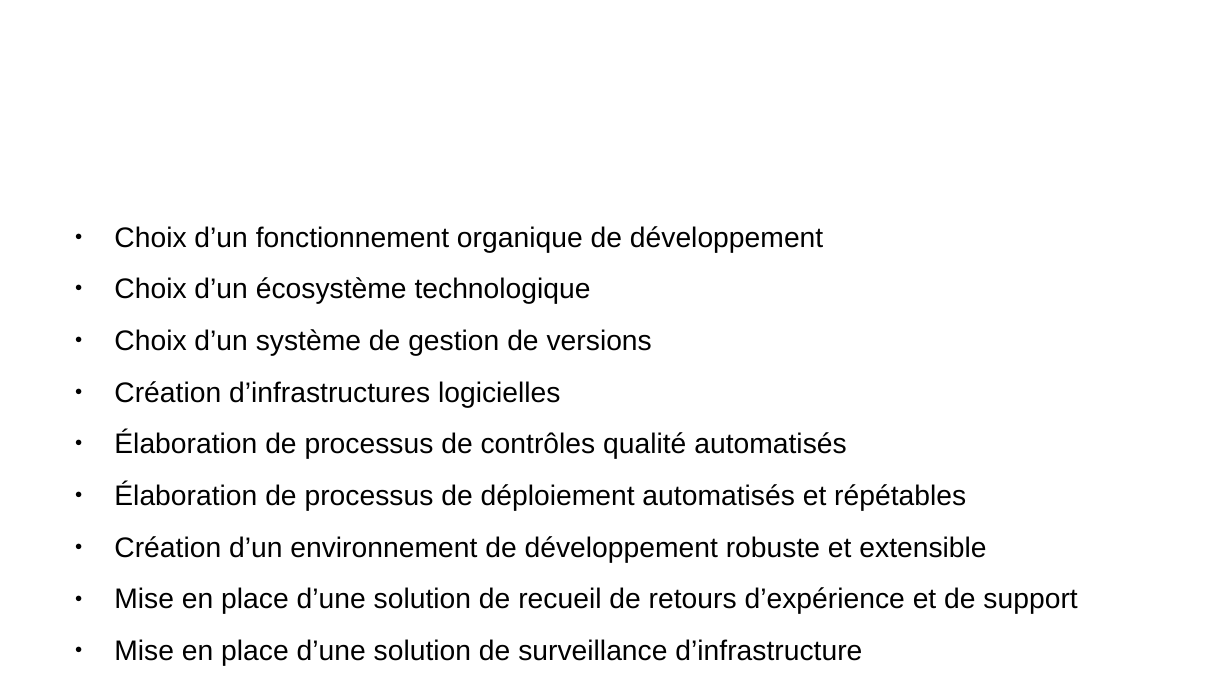
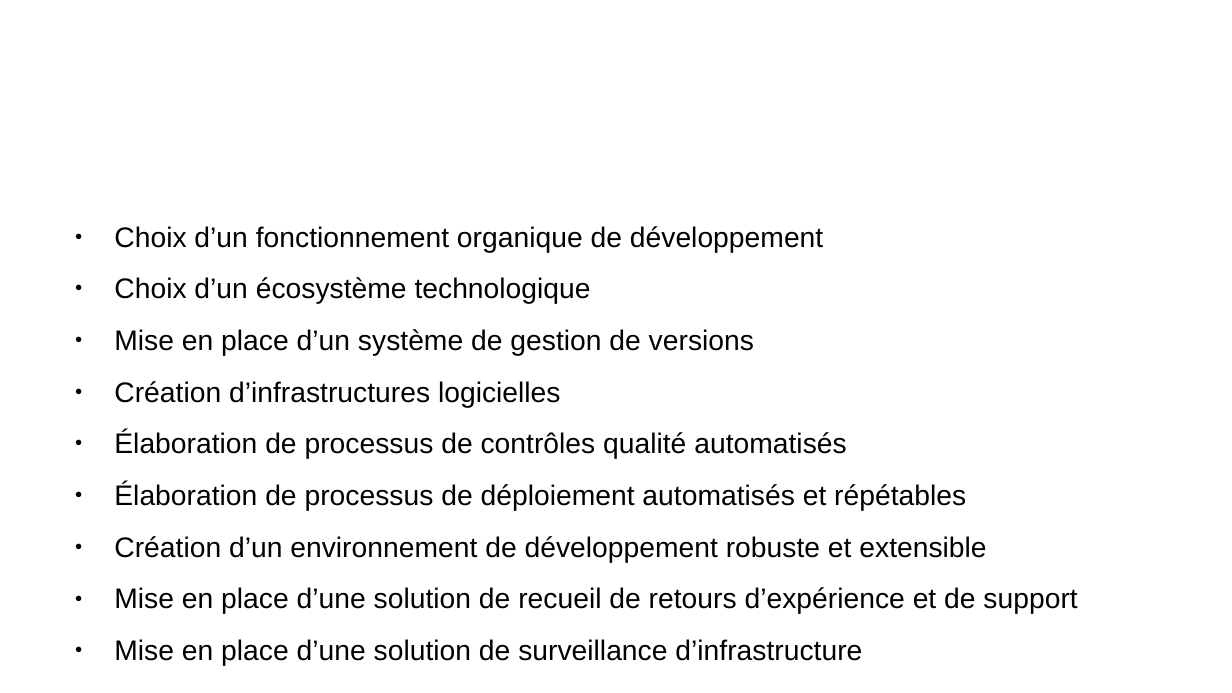
Before and after one commit to remipassmoilesel/ci-cd-plan, a slide deck: slide 3 of ci-cd-plan.odp. Drawn at 1232x693 pixels with LibreOffice and Linux fonts; fonts in the diff are those of the drawing; background and template pictures are left out. Boxes give left, top, right and bottom in pixels: in the first picture for what was removed or moved away, otherwise in the second. Text is boxed around its words. In the diff, an @@ line names an element or a change of style, - is before the commit and + after.

```diff
--- a/ci-cd-plan.odp
+++ b/ci-cd-plan.odp
@@ text at bbox=[114, 329, 754, 356]: text changed @@
-● Choix d’un système de gestion de versions
+● Mise en place d’un système de gestion de versions
```
Also in this commit, not shown: 6 other slides changed.
